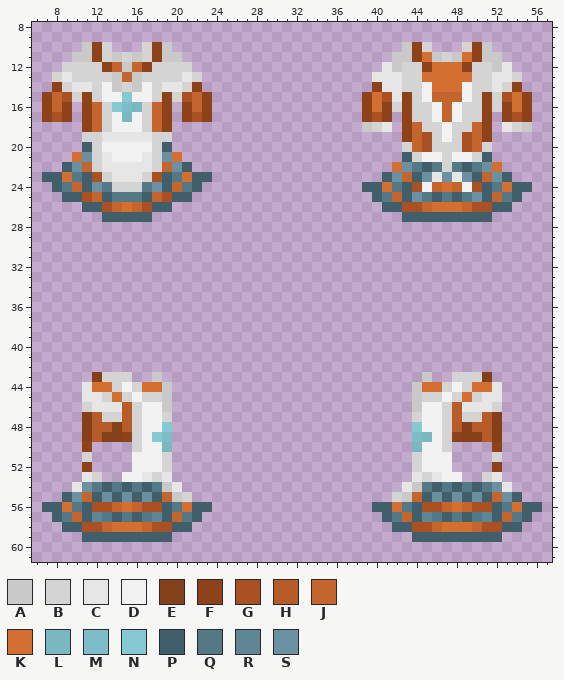
Pixel-art sprite, stored at Resources/Textures/_Moffstation/Clothing/Uniforms/Jumpskirt/maid_chem.rsi/equipped-INNERCLOTHING.png. The picture above was drawn from the file before the commit.
The file is 64x64 pixels. Colours within 5 levels of each other are drawn and written as one. Shown: x 6..57, y 8..61.
Palette (. is transparent): A #c9c9c9  B #d4d4d4  C #e6e6e6  D #f2f2f2  E #844019  F #8e4219  G #a95123  H #b75b28  J #c4652d  K #d36f31  L #79b7c1  M #7dbdc7  N #85c9d3  P #415f6b  Q #557886  R #608594  S #6a90a1
Pixels before (only the part around the change), first column x 6:
 8 ....................................................
 9 ....................................................
10 .....AFB...BFA.......................AFB...BFA......
11 ....AAFBABABFAA.....................AAFKABAKFAA.....
12 ...BBBBFJAJFBBBB...................CABBFKKKFBBAC....
13 ..BCBBBBAJABBBBCB.................CCCBBKKKKKBBCCB...
14 ..FBCCBDABADBCCBF.................FCCBBDKKKDBBCBF...
15 .FJGBFBDDNDDBFBGJF...............FKGCFBDJJJDBFBGKF..
16 .FJF.FJBNMLBJF.FJF...............FKFBFBBDJDBBFBFKF..
17 .FGF.FJBDLDBJF.FGF...............FGF.FBBDJDBBF.FGF..
18 .....FJBDDDBJF...................ABC.FJBBDBBJF.CBA..
19 .....BBCCCCCBB.......................FJGBDBGJF......
20 .....PBDDDDDBP.......................BJGBBBGJB......
21 ....KSBCDDDCBSK......................PBDDBDDBP......
22 ...PSJBCCCCCBJSP....................KSQPQBQPQSK.....
23 .PPKQPGBCCCBGPQKPP.................PSJPSCSCSPJSP....
24 ..PQJPSQBBBQSPJQP................PPKQPGDJKJDGPQKPP..
25 ...PPGJPQQQPJGPP..................PQJPSQPQPQSPJQP...
26 .....PPGJKJGPP.....................PPGGJKKKJGGPP....
27 .......PPPPP.........................PPPPPPPPP......
28 ....................................................
29 ....................................................
30 ....................................................
31 ....................................................
32 ....................................................
33 ....................................................
34 ....................................................
35 ....................................................
36 ....................................................
37 ....................................................
38 ....................................................
39 ....................................................
40 ....................................................
41 ....................................................
42 ....................................................
43 ......EBBB..A..........................A..BBBE......
44 .....CKKBDBKKA........................AKKBDBKKC.....
45 .....CCBKBDBBA........................ABBDBKBCC.....
46 .....BCCCHBDDA........................ADDBHCCCB.....
47 .....EHBBHBDDB........................BDDBHBBHE.....
48 .....EHHEHBDDN........................NDDBHEHHE.....
49 .....EHEEFBDNM........................MLDBFEEHE.....
50 .....F....BDDL........................LDDB....F.....
51 .....B....DDDB........................BDDD....B.....
52 .....F....DDDB........................BDDD....F.....
53 .....CB..DDCBC........................CBCDD..BC.....
54 ....CSQPQPQPQAC......................CAQPQPQPQSC....
55 ...PSJPSPSPSPJAB....................BAJPSPSPSPJSP...
56 .PPKQPGGJKJGGPQKPP................PPKQPGGJKJGGPQKPP.
57 ..PQJPRQPQPQRPJQP..................PQJPRQPQPQRPJQP..
58 ...PPGGJKKKJGGPP....................PPGGJKKKJGGPP...
59 .....PPPPPPPPP........................PPPPPPPPP.....
60 ....................................................
61 ....................................................
After:
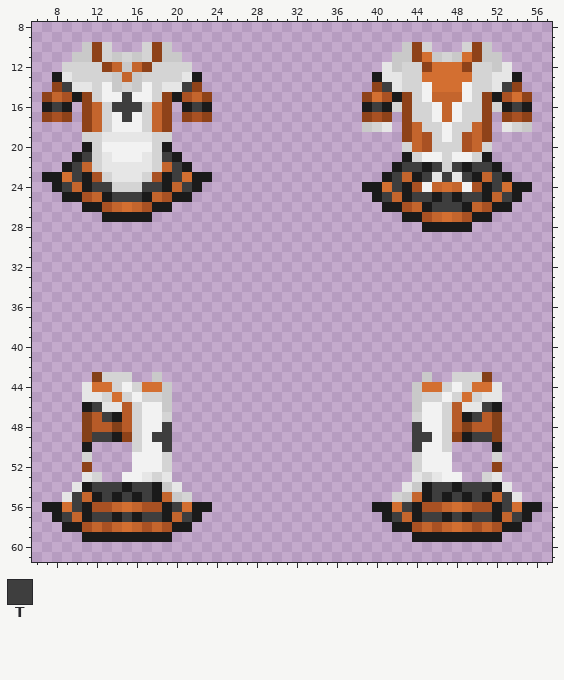
Colours new in this view: T #3e3e3e
The exact change:
colour P: #415f6b -> #1a1a1a
y 13: x 8 B -> P; x 22 B -> P; x 40 C -> P; x 54 B -> P
y 14: x 9 B -> T; x 21 B -> T; x 41 C -> T; x 53 B -> T
y 15: x 10 B -> P; x 15 N -> T; x 20 B -> P; x 42 C -> P; x 52 B -> P
y 16: x 7..9 FJF -> PTP; x 14..16 NML -> TTT; x 21..23 FJF -> PTP; x 39..41 FKF -> PTP; x 53..55 FKF -> PTP
y 17: x 15 L -> T
y 21: x 10..11 KS -> PT; x 19..20 SK -> TP
y 22: x 10 S -> T; x 20 S -> T; x 42..44 KSQ -> PTT; x 46 Q -> T; x 48 Q -> T; x 50..52 QSK -> TTP
y 23: x 10 Q -> T; x 20 Q -> T; x 42 S -> T; x 45 S -> T; x 47 S -> T; x 49 S -> T; x 52 S -> T
y 24: x 9 Q -> T; x 12..13 SQ -> TT; x 17..18 QS -> TT; x 21 Q -> T; x 42 Q -> T; x 52 Q -> T
y 25: x 14..16 QQQ -> TTT; x 41 Q -> T; x 44..45 SQ -> TT; x 47 Q -> T; x 49..50 QS -> TT; x 53 Q -> T
y 26: x 44..50 GJKKKJG -> JPTTTPJ
y 27: x 45..49 PPPPP -> GJKJG
y 28: x 45..49 ..... -> PPPPP
y 46: x 11..12 BC -> PT; x 51..52 CB -> TP
y 47: x 13..14 BB -> TP; x 49..50 BB -> PT
y 48: x 19 N -> T; x 44 N -> T
y 49: x 12..14 HEE -> TTP; x 18..19 NM -> TT; x 44..45 ML -> TT; x 49..51 EEH -> PTT
y 50: x 11 F -> P; x 19 L -> T; x 44 L -> T; x 52 F -> P
y 54: x 11..14 SQPQ -> PTTT; x 16..18 QPQ -> TTP; x 45..47 QPQ -> PTT; x 49..52 QPQS -> TTTP
y 55: x 9..10 PS -> CT; x 13 S -> T; x 15 S -> T; x 17 S -> T; x 46 S -> T; x 48 S -> T; x 50 S -> T; x 53..54 SP -> TC
y 56: x 10 Q -> T; x 20 Q -> T; x 43 Q -> T; x 53 Q -> T
y 57: x 9 Q -> T; x 12..13 RQ -> TT; x 15 Q -> T; x 17..18 QR -> TT; x 21 Q -> T; x 42 Q -> T; x 45..46 RQ -> TT; x 48 Q -> T; x 50..51 QR -> TT; x 54 Q -> T
y 58: x 12..14 GJK -> JGJ; x 16..18 KJG -> JGJ; x 45..47 GJK -> JGJ; x 49..51 KJG -> JGJ
Boxes around the changes in both pictures, in picture pixels (x1, y1, x2, y2):
changed: (42, 72, 212, 222)
changed: (362, 72, 402, 112)
changed: (492, 72, 532, 112)
changed: (362, 152, 532, 232)
changed: (42, 402, 212, 542)
changed: (372, 402, 542, 542)
